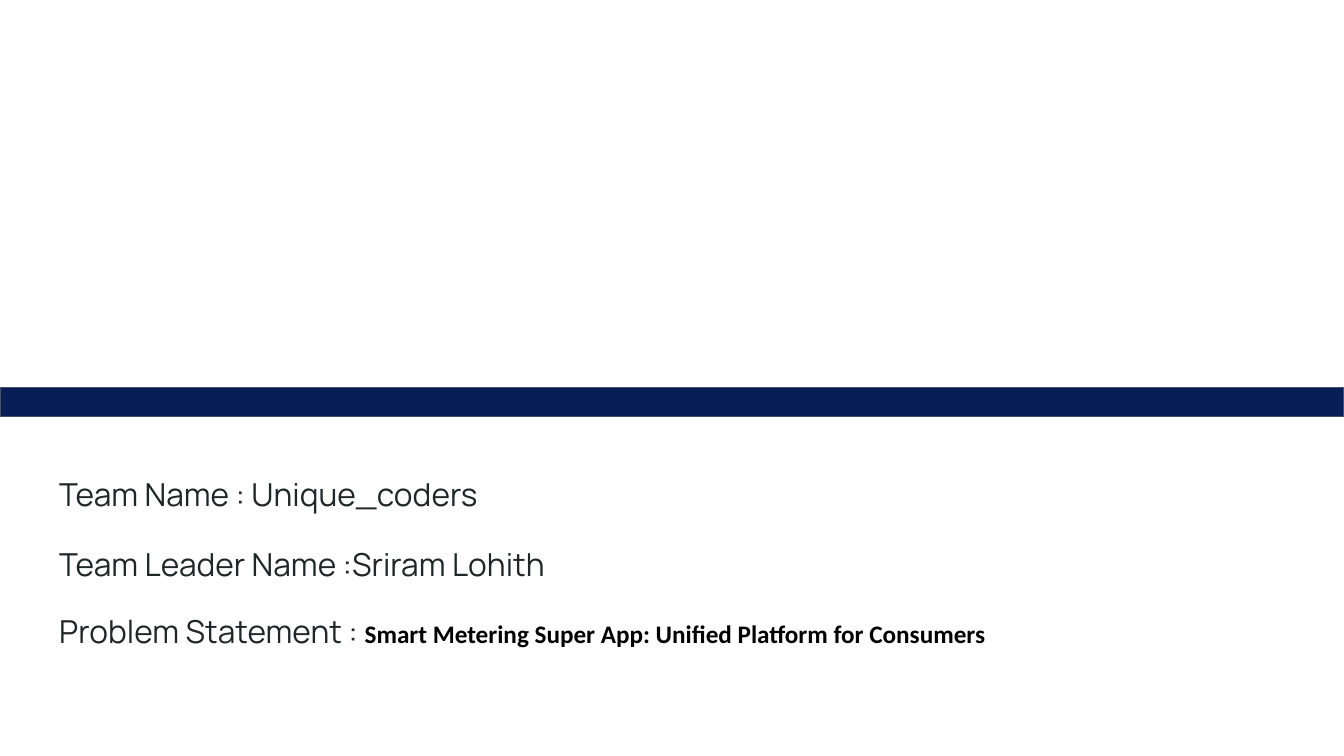
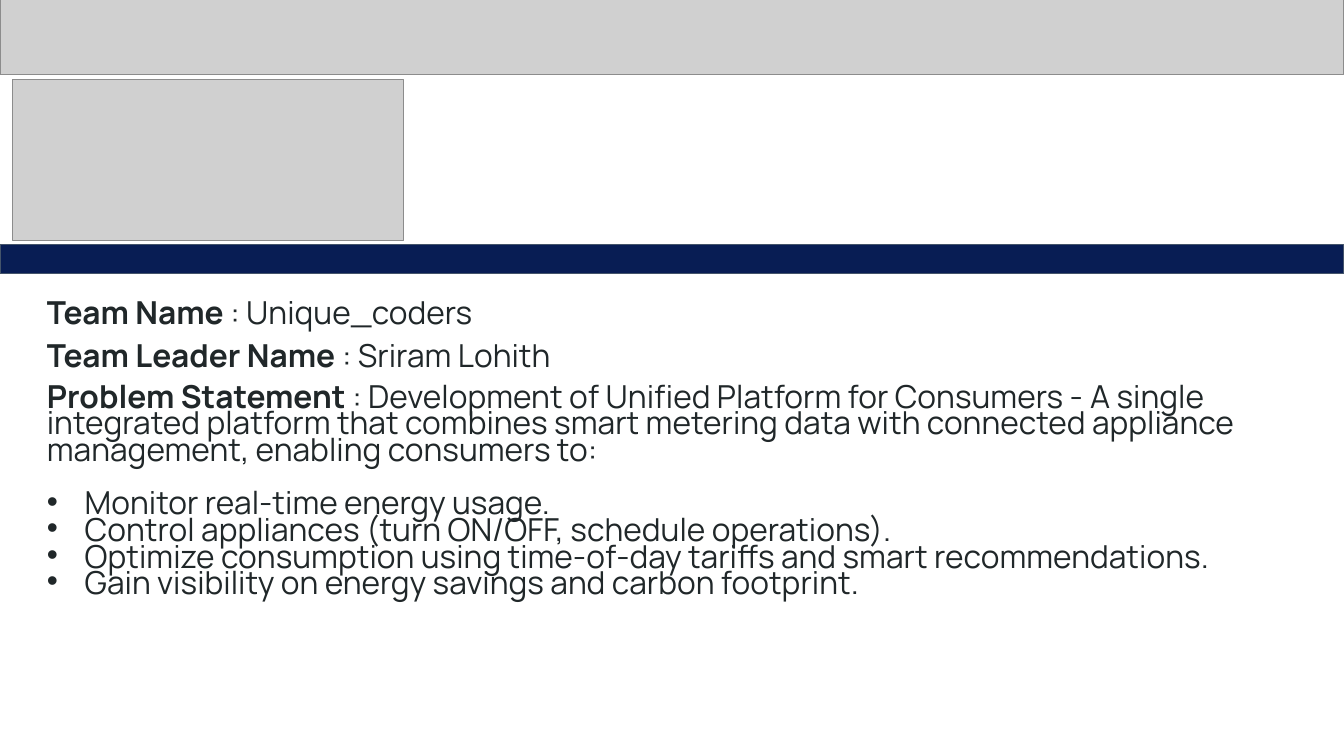
Before and after one commit to VaibhavTyagi/EnergiSync, a slide deck: slide 1 of Docs/instinct4.0ppt.pptx. Drawn at 1344x756 pixels with LibreOffice and Linux fonts; fonts in the diff are those of the drawing; grey boxes stand for pictures; background and template pictures are left out. Boxes give left, top, right and bottom in pixels: in the first picture for what was removed or moved away, otherwise in the second. Text is boxed around its words. In the diff, an @@ line names an element or a change of style, - is before the commit and + after.

```diff
--- a/Docs/instinct4.0ppt.pptx
+++ b/Docs/instinct4.0ppt.pptx
@@ picture added at box(0, 0, 1344, 76) @@
@@ picture added at box(13, 80, 404, 240) @@
@@ rectangle: place and size @@
-rectangle at box(0, 388, 1344, 417)
+rectangle at box(0, 245, 1344, 274)
@@ text "Team Name : Unique_coders": place and size @@
-text "Team Name : Unique_coders" at box(59, 483, 477, 514)
+text "Team Name : Unique_coders" at box(47, 301, 472, 332)
@@ text "Team Name : Unique_coders" at box(47, 301, 472, 332): bold on in "Team Name" @@
@@ text at box(47, 343, 551, 368): text changed; bold on @@
-Team Leader Name :Sriram Lohith
+Team Leader Name : Sriram Lohith
@@ text at box(47, 384, 1234, 602): text changed; size 18 to 22.7 pt; font Calibri to Manrope; text colour #000000 to #202729; bold off @@
-Problem Statement : Smart Metering Super App: Unified Platform for Consumers
+Problem Statement : Development of Unified Platform for Consumers - A single integrated platform that combines smart metering data with connected appliance management, enabling consumers to:
+• Monitor real-time energy usage.
+• Control appliances (turn ON/OFF, schedule operations).
+• Optimize consumption using time-of-day tariffs and smart recommendations.
+• Gain visibility on energy savings and carbon footprint.
```
Also in this commit, not shown: 1 other slide changed, 40 other files.
